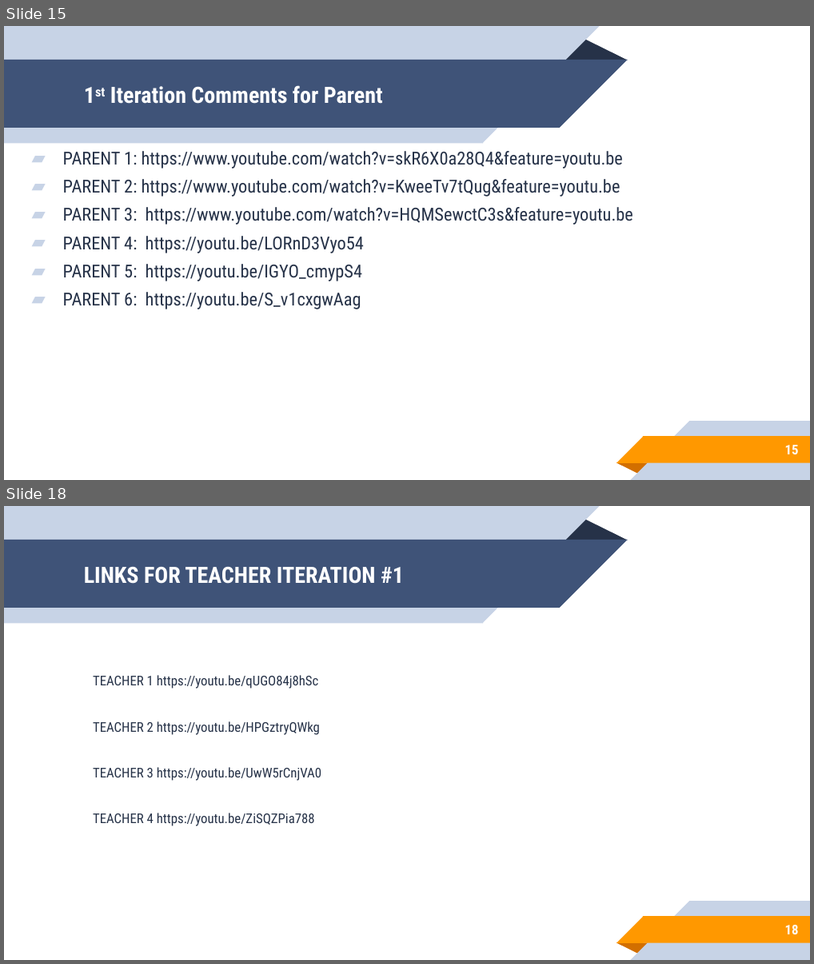
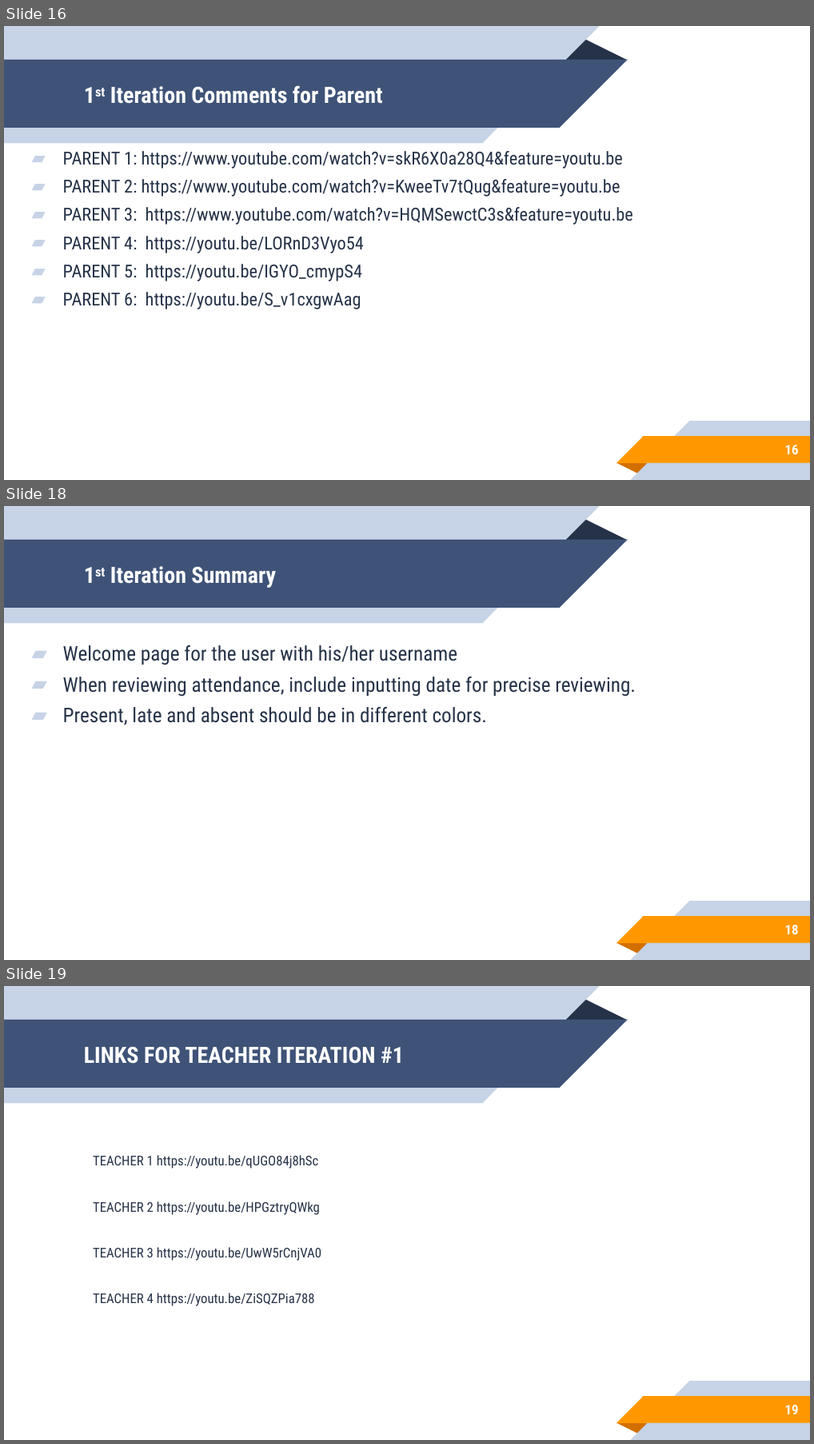
Before and after one commit to ctcambaliza/lab1, a slide deck: USERDES-PPT-FINAL.pptx. Shown one above the other, each under a label of ours: slides 15 and 18 before the commit, slides 16, 18 and 19 after it; the slides between them are not shown. The pictures are 814x964 and 814x1444 pixels, drawn with LibreOffice and Linux fonts; fonts in the diff are those of the drawing. Boxes give left, top, right and bottom in pixels: in the first picture for what was removed or moved away, otherwise in the second. Text is boxed around its words. In the diff, an @@ line names an element or a change of style, - is before the commit and + after.

```diff
--- a/USERDES-PPT-FINAL.pptx
+++ b/USERDES-PPT-FINAL.pptx
@@ slide 18 added at <box>4,506,810,960</box>, background #FFFFFF; not listed: 10 template elements that a slide beside it also shows @@
@@ title added at <box>110,566,276,588</box>, 20 pt, text #FFFFFF, bold @@
+1st Iteration Summary
@@ text added at <box>63,645,636,725</box>, 18 pt, text #263248 @@
+▰ Welcome page for the user with his/her username
+▰ When reviewing attendance, include inputting date for precise reviewing.
+▰ Present, late and absent should be in different colors.
@@ page number added at <box>786,924,799,934</box>, 12 pt, text #FFFFFF, bold @@
+18
@@ what was slide 15 is now slide 16 @@
@@ what was slide 18 is now slide 19 @@
@@ page number at <box>786,1404,799,1414</box>: text changed @@
-18
+19
```
Also in this commit, not shown: 1 slide changed, 1 other slide added, 1 slide removed.
